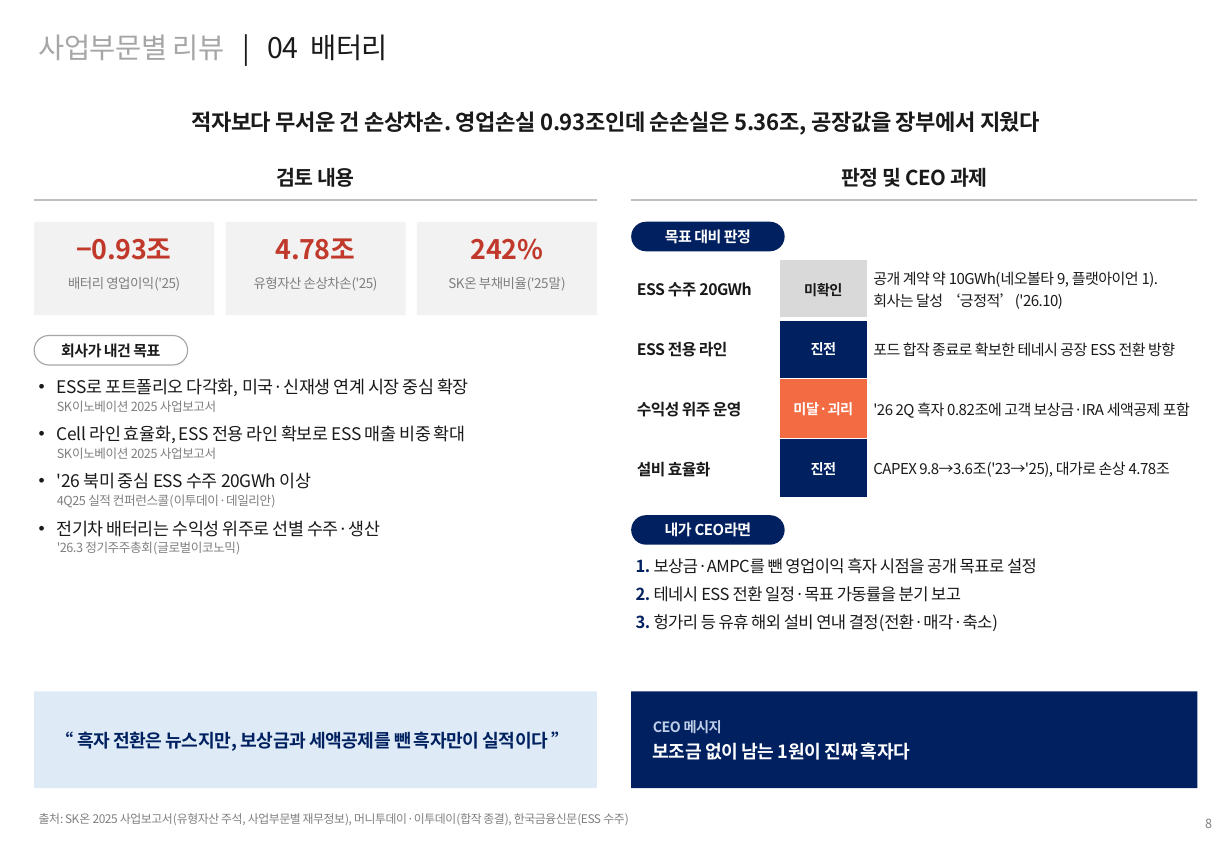
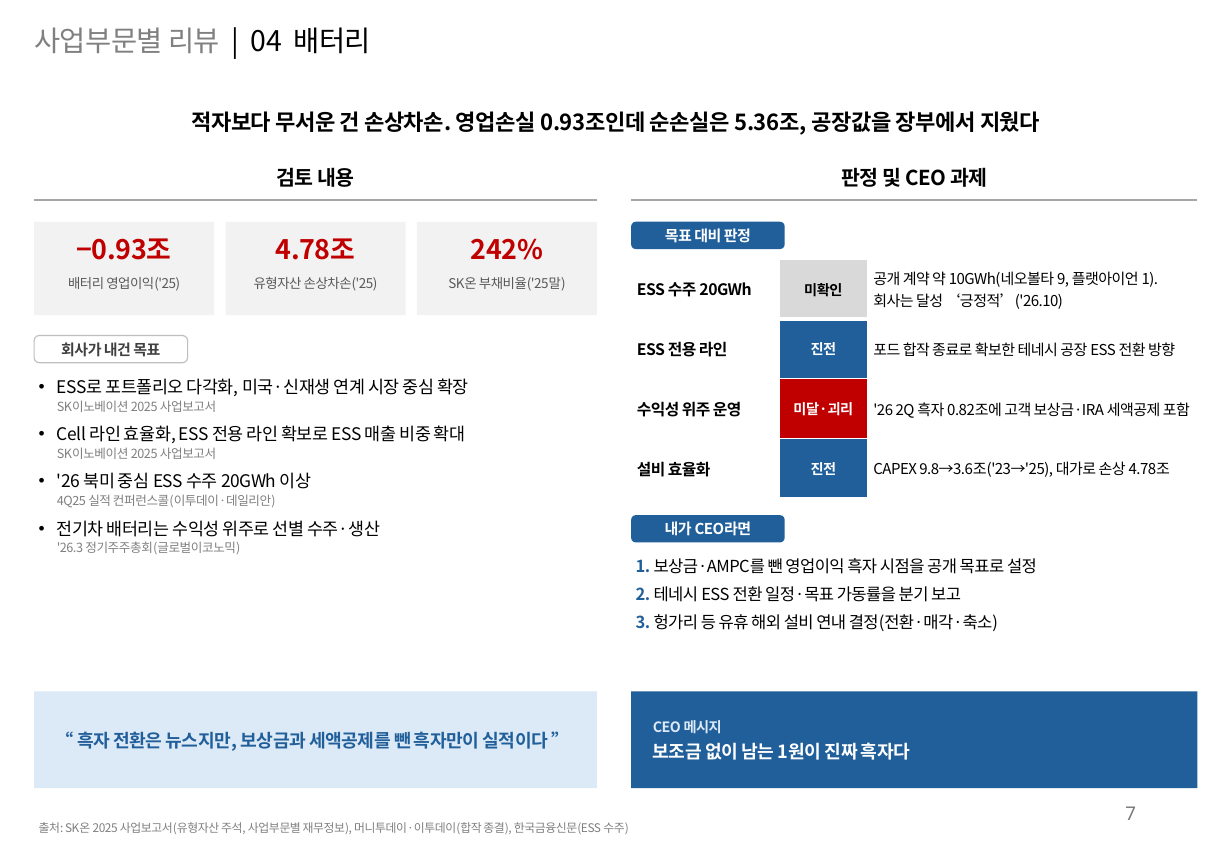
Before and after one commit to seokwon89/SKMS-TF, a slide deck: slide 8 of research/headcount/ppt/SKI계열_Cold_Eye_Review.pptx. Drawn at 1232x853 pixels with LibreOffice and Linux fonts; fonts in the diff are those of the drawing. Boxes give left, top, right and bottom in pixels: in the first picture for what was removed or moved away, otherwise in the second. Text is boxed around its words. In the diff, an @@ line names an element or a change of style, - is before the commit and + after.

```diff
--- a/research/headcount/ppt/SKI계열_Cold_Eye_Review.pptx
+++ b/research/headcount/ppt/SKI계열_Cold_Eye_Review.pptx
@@ text "사업부문별 리뷰 | 04 배터리" at box(34, 27, 371, 54): text colour #A6A6A6 to #808080 in "사업부문별 리뷰"; text colour #1A1A1A to #000000 in "| 04 배터리" @@
@@ text colour #1A1A1A to #000000 in 3 elements at box(191, 111, 1040, 135), box(277, 167, 354, 187), box(841, 167, 987, 187) @@
@@ line (34, 200) - (597, 200): stroke #BFBFBF 1 pt to #A6A6A6 1 pt @@
@@ line (631, 200) - (1198, 200): stroke #BFBFBF 1 pt to #A6A6A6 1 pt @@
@@ text colour #C0392B to #C00000 in 3 elements at box(77, 238, 172, 260), box(276, 238, 356, 260), box(471, 238, 543, 260) @@
@@ rounded rectangle at box(631, 222, 785, 249): fill #002060 to #215F9A; proportions changed @@
@@ table at box(631, 259, 1198, 498) @@
@@ fill #002060 to #215F9A in 2 cells @@
@@ fill #F26B43 to #C00000 in row 3, column 2 @@
@@ text colour #1A1A1A to #000000 @@
@@ text colour #7F7F7F to #595959 in 3 elements at box(68, 277, 180, 291), box(254, 277, 378, 291), box(448, 277, 566, 291) @@
@@ text "회사가 내건 목표" at box(61, 342, 160, 357): text colour #1A1A1A to #404040 @@
@@ rounded rectangle at box(34, 336, 188, 363): outline #A6A6A6 0.75 pt to #BFBFBF 0.75 pt; proportions changed @@
@@ text "ESS로 포트폴리오 다각화, 미국·신재생 연계 ..." at box(57, 378, 469, 554): text colour #1A1A1A to #000000 in "ESS로 포트폴리오 다각화, 미국·신재생 연계 시장 중심 ...", "Cell 라인 효율화, ESS 전용 라인 확보로 ...", "'26 북미 중심 ESS 수주 20GWh 이상", "전기차 배터리는 수익성 위주로 선별 수주·생산"; text colour #7F7F7F to #808080 in "SK이노베이션 2025 사업보고서", "SK이노베이션 2025 사업보고서", "4Q25 실적 컨퍼런스콜(이투데이·데일리안)", "'26.3 정기주주총회(글로벌이코노믹)" @@
@@ rounded rectangle at box(631, 515, 785, 543): fill #002060 to #215F9A; proportions changed @@
@@ text "1. 보상금·AMPC를 뺀 영업이익 흑자 ..." at box(636, 558, 1037, 631): text colour #002060 to #215F9A in "1.", "2.", "3."; text colour #1A1A1A to #000000 @@
@@ rectangle at box(34, 692, 597, 788): fill #DEEBF7 to #DCEAF7 @@
@@ text "“ 흑자 전환은 뉴스지만, 보상금과 ..." at box(77, 731, 549, 751): text colour #002060 to #215F9A @@
@@ rectangle at box(631, 692, 1198, 788): fill #002060 to #215F9A @@
@@ text at box(653, 720, 722, 734): text colour #BFCFE8 to #DCEAF7 in "CEO 메시지" @@
@@ text "출처: SK온 2025 사업보고서(유형자산 주석, ...": place and size @@
-text "출처: SK온 2025 사업보고서(유형자산 주석, ..." at box(39, 813, 629, 825)
+text "출처: SK온 2025 사업보고서(유형자산 주석, ..." at box(39, 822, 629, 834)
@@ text "출처: SK온 2025 사업보고서(유형자산 주석, ..." at box(39, 822, 629, 834): text colour #7F7F7F to #808080; vertical alignment top to bottom @@
@@ page number added at box(1125, 806, 1136, 820), 12 pt, text #797979 @@
+7
@@ text removed at box(1205, 818, 1212, 828) @@
-8
```
Also in this commit, not shown: 12 other slides changed, 2 other files.
